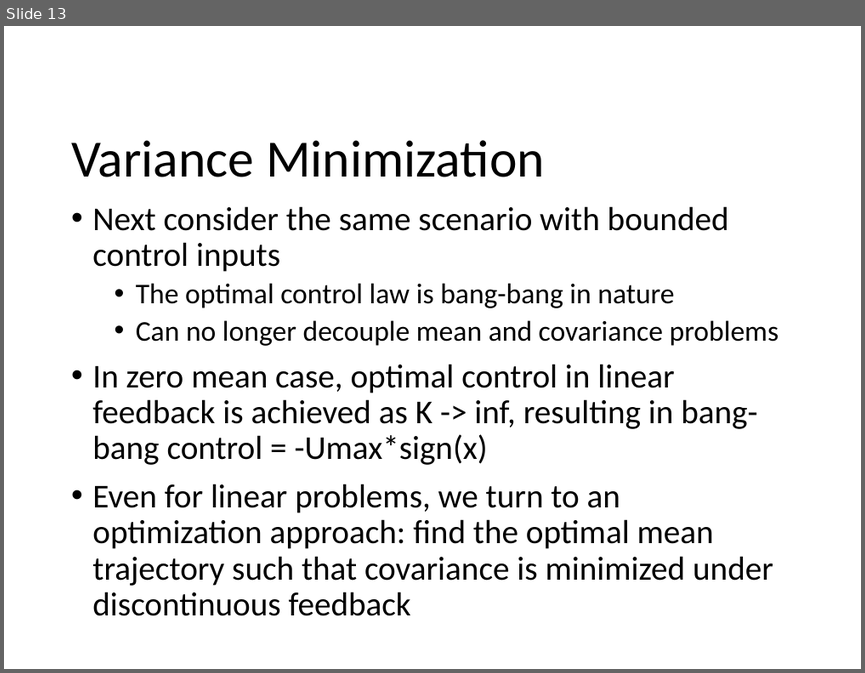
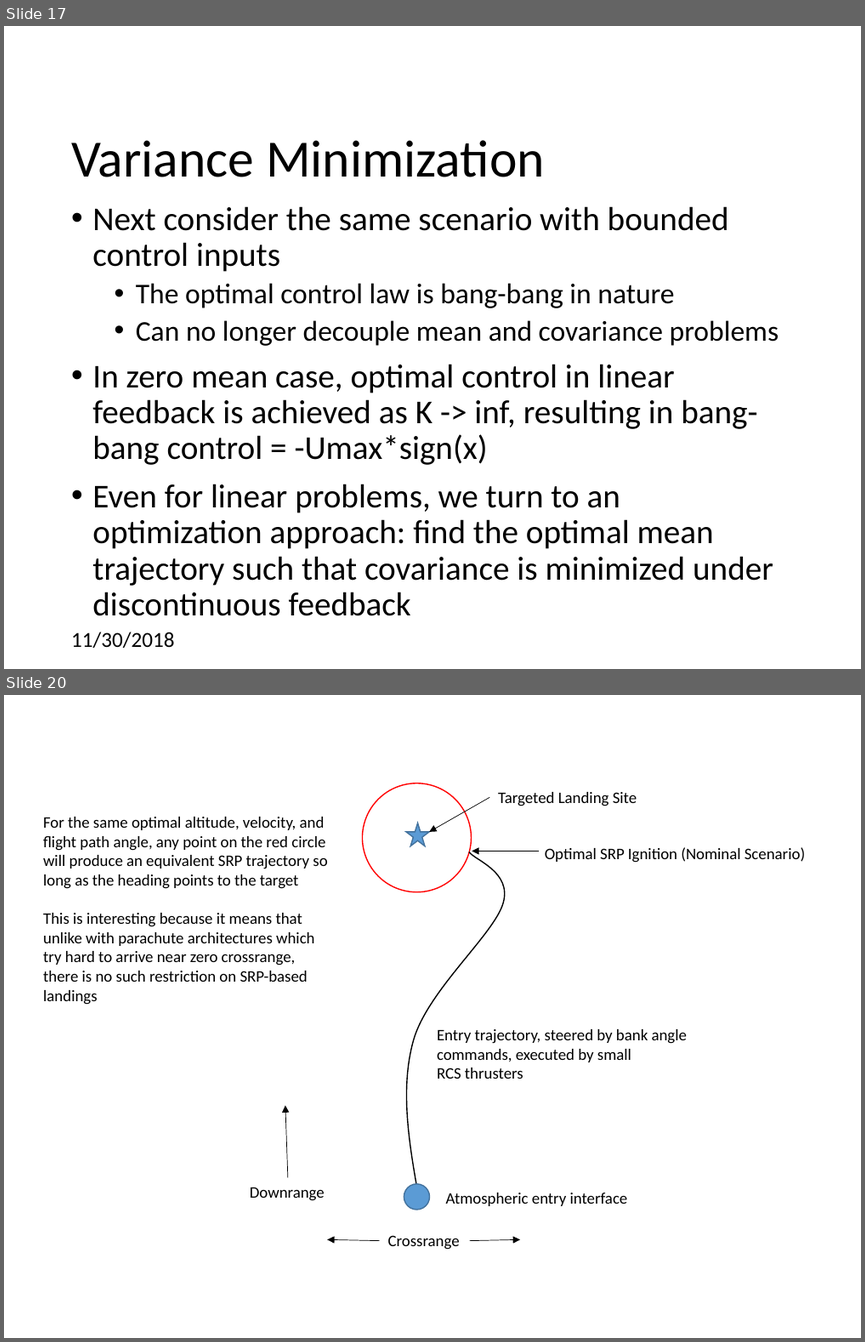
Before and after one commit to CDNoyes/EDL-Py, a slide deck: Documents/Qual Exam.pptx. Shown one above the other, each under a label of ours: slide 13 before the commit, slides 17 and 20 after it; the slides between them are not shown. The pictures are 865x673 and 865x1342 pixels, drawn with LibreOffice and Linux fonts; fonts in the diff are those of the drawing; background and template pictures are left out. Boxes give left, top, right and bottom in pixels: in the first picture for what was removed or moved away, otherwise in the second. Text is boxed around its words. In the diff, an @@ line names an element or a change of style, - is before the commit and + after.

```diff
--- a/Documents/Qual Exam.pptx
+++ b/Documents/Qual Exam.pptx
@@ slide 20 added at [4, 695, 861, 1338], background #FFFFFF @@
@@ ellipse added at [362, 783, 471, 892], outline #FF0000 1 pt @@
@@ text added at [498, 792, 636, 806], 13.5 pt, text #000000 @@
+Targeted Landing Site
@@ text added at [43, 817, 327, 889], 13.5 pt, text #000000 @@
+For the same optimal altitude, velocity, and flight path angle, any point on the red circle will produce an equivalent SRP trajectory so long as the heading points to the target
@@ arrow added from (490, 797) to (429, 832), #000000 0.5 pt @@
@@ star added at [406, 823, 429, 845], fill #5B9BD5, outline #43739E 1 pt @@
@@ text added at [545, 847, 805, 862], 13.5 pt, text #000000 @@
+Optimal SRP Ignition (Nominal Scenario)
@@ freeform shape added at [407, 851, 505, 1203], outline #000000 1 pt @@
@@ arrow added from (539, 851) to (472, 851), #000000 0.5 pt @@
@@ text added at [43, 913, 315, 1004], 13.5 pt, text #000000 @@
+This is interesting because it means that unlike with parachute architectures which try hard to arrive near zero crossrange, there is no such restriction on SRP-based landings
@@ text added at [437, 1029, 687, 1078], 13.5 pt, text #000000 @@
+Entry trajectory, steered by bank angle commands, executed by small
+RCS thrusters
@@ arrow added from (288, 1178) to (285, 1106), #000000 0.5 pt @@
@@ text added at [250, 1187, 324, 1201], 13.5 pt, text #000000 @@
+Downrange
@@ ellipse added at [404, 1184, 430, 1209], fill #5B9BD5, outline #43739E 1 pt @@
@@ text added at [446, 1192, 628, 1206], 13.5 pt, text #000000 @@
+Atmospheric entry interface
@@ arrow added from (380, 1241) to (327, 1239), #000000 0.5 pt @@
@@ text added at [388, 1235, 460, 1249], 13.5 pt, text #000000 @@
+Crossrange
@@ arrow added from (469, 1241) to (520, 1239), #000000 0.5 pt @@
@@ what was slide 13 is now slide 17 @@
@@ slide 17 changed as well @@
@@ text added at [71, 631, 174, 647], 18 pt, text #000000 @@
+11/30/2018
```
Also in this commit, not shown: 27 other slides changed, 5 other slides added, 1 slide removed.
